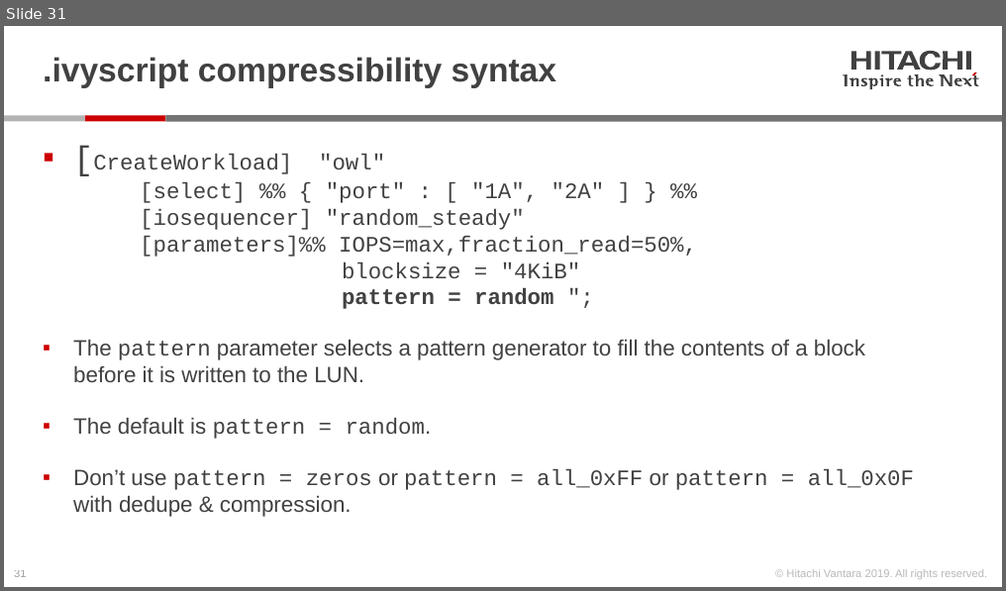
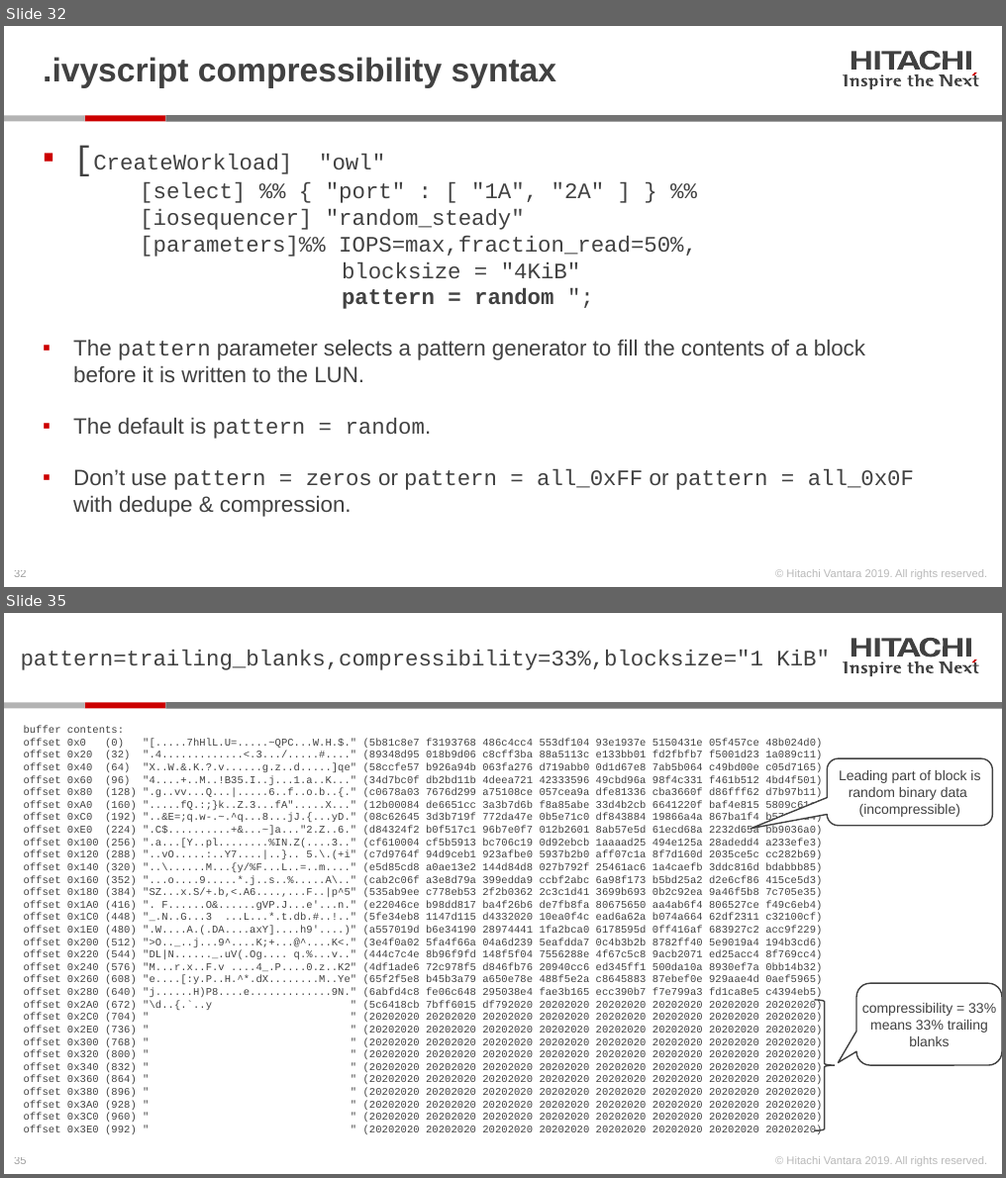
Before and after one commit to Hitachi-Data-Systems/ivy, a slide deck: doc/Programming the ivy engine.pptx. Shown one above the other, each under a label of ours: slide 31 before the commit, slides 32 and 35 after it; the slides between them are not shown. The pictures are 1006x591 and 1006x1178 pixels, drawn with LibreOffice and Linux fonts; fonts in the diff are those of the drawing. Boxes give left, top, right and bottom in pixels: in the first picture for what was removed or moved away, otherwise in the second. Text is boxed around its words. In the diff, an @@ line names an element or a change of style, - is before the commit and + after.

```diff
--- a/doc/Programming the ivy engine.pptx
+++ b/doc/Programming the ivy engine.pptx
@@ slide 35 added at [4,613,1002,1174], background #FFFFFF; not listed: 28 template elements that a slide beside it also shows @@
@@ title added at [21,649,830,670], 16 pt, text #414141 @@
+pattern=trailing_blanks,compressibility=33%,blocksize="1 KiB"
@@ text added at [24,726,822,1135], 7.5 pt, text #414141 @@
+buffer contents:
+offset 0x0 (0) "[.....7hHlL.U=.....~QPC...W.H.$." (5b81c8e7 f3193768 486c4cc4 553df104 93e1937e 5150431e 05f457ce 48b024d0)
+offset 0x20 (32) ".4.............<.3.../.....#...." (89348d95 018b9d06 c8cff3ba 88a5113c e133bb01 fd2fbfb7 f5001d23 1a089c11)
+offset 0x40 (64) "X..W.&.K.?.v......g.z..d.....]qe" (58ccfe57 b926a94b 063fa276 d719abb0 0d1d67e8 7ab5b064 c49bd00e c05d7165)
+offset 0x60 (96) "4....+..M..!B35.I..j...1.a..K..." (34d7bc0f db2bd11b 4deea721 42333596 49cbd96a 98f4c331 f461b512 4bd4f501)
+offset 0x80 (128) ".g..vv...Q...|.....6..f..o.b..{." (c0678a03 7676d299 a75108ce 057cea9a dfe81336 cba3660f d86fff62 d7b97b11)
+offset 0xA0 (160) ".....fQ.:;}k..Z.3...fA".....X..." (12b00084 de6651cc 3a3b7d6b f8a85abe 33d4b2cb 6641220f baf4e815 5809c61c)
+offset 0xC0 (192) "..&E=;q.w-.~.^q...8...jJ.{...yD." (08c62645 3d3b719f 772da47e 0b5e71c0 df843884 19866a4a 867ba1f4 b57944d4)
+offset 0xE0 (224) ".C$..........+&...~]a..."2.Z..6." (d84324f2 b0f517c1 96b7e0f7 012b2601 8ab57e5d 61ecd68a 2232d65a bb9036a0)
+offset 0x100 (256) ".a...[Y..pl........%IN.Z(....3.." (cf610004 cf5b5913 bc706c19 0d92ebcb 1aaaad25 494e125a 28adedd4 a233efe3)
+offset 0x120 (288) "..vO.....:..Y7....|..}.. 5.\.(+i" (c7d9764f 94d9ceb1 923afbe0 5937b2b0 aff07c1a 8f7d160d 2035ce5c cc282b69)
+offset 0x140 (320) "..\......M...{y/%F...L..=..m...." (e5d85cd8 a0ae13e2 144d84d8 027b792f 25461ac6 1a4caefb 3ddc816d bdabbb85)
+offset 0x160 (352) "...o....9.....*.j..s..%.....A\.." (cab2c06f a3e8d79a 399edda9 ccbf2abc 6a98f173 b5bd25a2 d2e6cf86 415ce5d3)
+offset 0x180 (384) "SZ...x.S/+.b,<.A6....,...F..|p^5" (535ab9ee c778eb53 2f2b0362 2c3c1d41 3699b693 0b2c92ea 9a46f5b8 7c705e35)
+offset 0x1A0 (416) ". F......O&......gVP.J...e'...n." (e22046ce b98dd817 ba4f26b6 de7fb8fa 80675650 aa4ab6f4 806527ce f49c6eb4)
+offset 0x1C0 (448) "_.N..G...3 ...L...*.t.db.#..!.." (5fe34eb8 1147d115 d4332020 10ea0f4c ead6a62a b074a664 62df2311 c32100cf)
+offset 0x1E0 (480) ".W....A.(.DA....axY]....h9'....)" (a557019d b6e34190 28974441 1fa2bca0 6178595d 0ff416af 683927c2 acc9f229)
+offset 0x200 (512) ">O.._..j...9^....K;+...@^....K<." (3e4f0a02 5fa4f66a 04a6d239 5eafdda7 0c4b3b2b 8782ff40 5e9019a4 194b3cd6)
+offset 0x220 (544) "DL|N......_.uV(.Og.... q.%...v.." (444c7c4e 8b96f9fd 148f5f04 7556288e 4f67c5c8 9acb2071 ed25acc4 8f769cc4)
+offset 0x240 (576) "M...r.x..F.v ....4_.P....0.z..K2" (4df1ade6 72c978f5 d846fb76 20940cc6 ed345ff1 500da10a 8930ef7a 0bb14b32)
+offset 0x260 (608) "e....[:y.P..H.^*.dX........M..Ye" (65f2f5e8 b45b3a79 a650e78e 488f5e2a c8645883 87ebef0e 929aae4d 0aef5965)
+offset 0x280 (640) "j......H)P8....e.............9N." (6abfd4c8 fe06c648 295038e4 fae3b165 ecc390b7 f7e799a3 fd1ca8e5 c4394eb5)
+offset 0x2A0 (672) "\d..{.`..y " (5c6418cb 7bff6015 df792020 20202020 20202020 20202020 20202020 20202020)
+offset 0x2C0 (704) " " (20202020 20202020 20202020 20202020 20202020 20202020 20202020 20202020)
+offset 0x2E0 (736) " " (20202020 20202020 20202020 20202020 20202020 20202020 20202020 20202020)
+offset 0x300 (768) " " (20202020 20202020 20202020 20202020 20202020 20202020 20202020 20202020)
+offset 0x320 (800) " " (20202020 20202020 20202020 20202020 20202020 20202020 20202020 20202020)
+offset 0x340 (832) " " (20202020 20202020 20202020 20202020 20202020 20202020 20202020 20202020)
+offset 0x360 (864) " " (20202020 20202020 20202020 20202020 20202020 20202020 20202020 20202020)
+offset 0x380 (896) " " (20202020 20202020 20202020 20202020 20202020 20202020 20202020 20202020)
+offset 0x3A0 (928) " " (20202020 20202020 20202020 20202020 20202020 20202020 20202020 20202020)
+offset 0x3C0 (960) " " (20202020 20202020 20202020 20202020 20202020 20202020 20202020 20202020)
+offset 0x3E0 (992) " " (20202020 20202020 20202020 20202020 20202020 20202020 20202020 20202020)
@@ rounded speech box added at [828,759,993,826], fill #FFFFFF, outline #414141 1 pt, 10 pt, text #414141 @@
+Leading part of block is random binary data
+(incompressible)
@@ rounded speech box added at [856,983,1002,1065], fill #FFFFFF, outline #414141 1 pt, 10 pt, text #414141 @@
+compressibility = 33% means 33% trailing blanks
@@ right brace added at [814,1000,835,1131], outline #414141 1 pt @@
@@ what was slide 31 is now slide 32 @@
@@ page number at [14,570,26,577]: text changed @@
-31
+32
```
Also in this commit, not shown: 54 slides changed, 1 other slide added, 1 slide removed, 12 other files.
